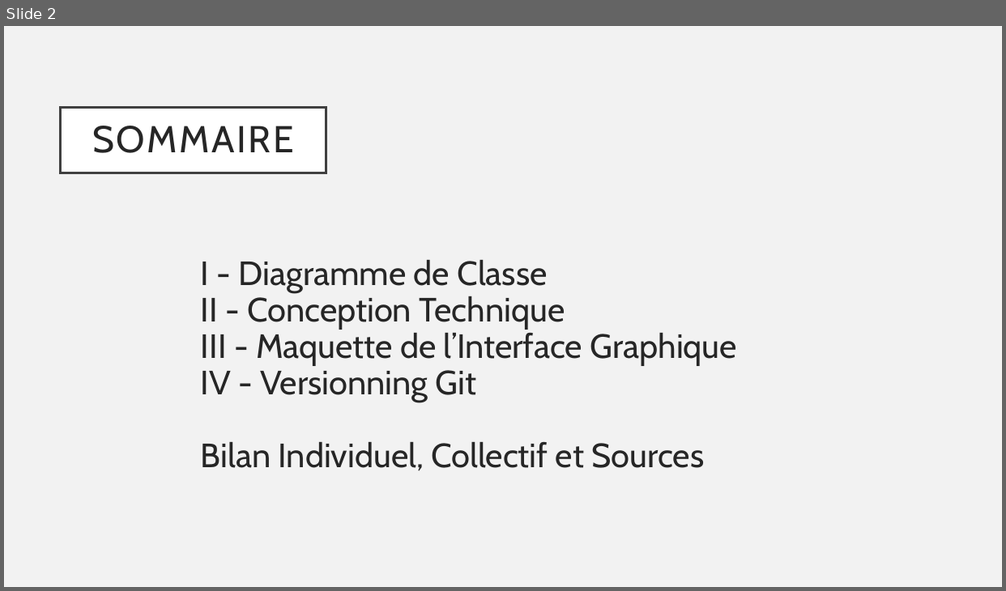
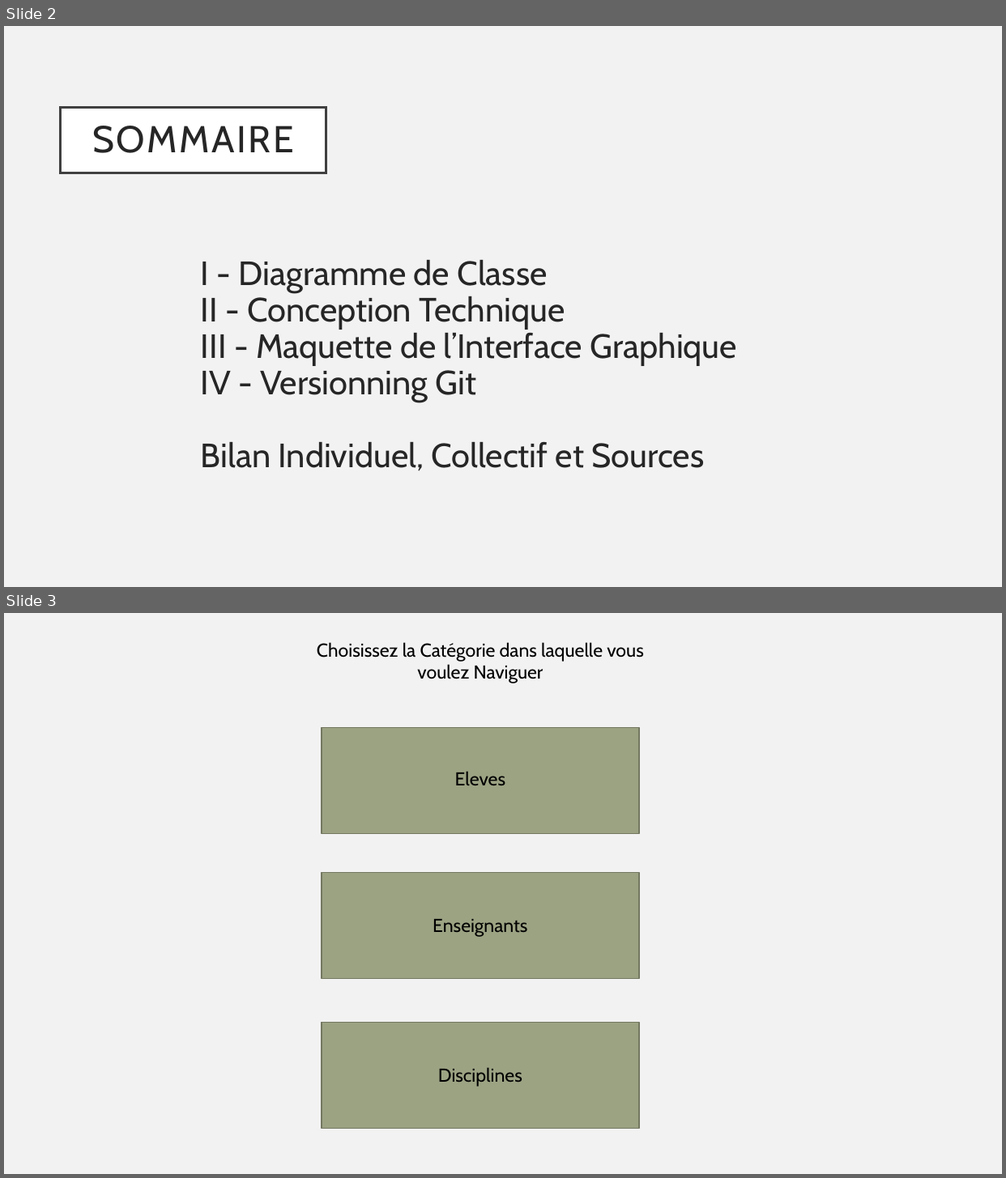
Before and after one commit to serina-chhem/gestionEcole, a slide deck: Presentation POO Java.pptx. Shown one above the other, each under a label of ours: slide 2 before the commit, slides 2 and 3 after it. The pictures are 1006x591 and 1006x1178 pixels, drawn with LibreOffice and Linux fonts; fonts in the diff are those of the drawing. Boxes give left, top, right and bottom in pixels: in the first picture for what was removed or moved away, otherwise in the second. Text is boxed around its words. In the diff, an @@ line names an element or a change of style, - is before the commit and + after.

Commit message:
ajout page enseignant

```diff
--- a/Presentation POO Java.pptx
+++ b/Presentation POO Java.pptx
@@ slide 3 added at <box>4,613,1002,1174</box>, background #F2F2F2 @@
@@ text added at <box>317,642,644,683</box>, 18 pt, text #000000 @@
+Choisissez la Catégorie dans laquelle vous voulez Naviguer
@@ rectangle added at <box>322,727,639,834</box>, fill #9CA383, outline #737961 1 pt @@
@@ text added at <box>455,771,505,786</box>, 18 pt, text #000000 @@
+Eleves
@@ rectangle added at <box>322,873,639,979</box>, fill #9CA383, outline #737961 1 pt @@
@@ text added at <box>432,919,527,937</box>, 18 pt, text #000000 @@
+Enseignants
@@ rectangle added at <box>322,1023,639,1129</box>, fill #9CA383, outline #737961 1 pt @@
@@ text added at <box>438,1067,522,1087</box>, 18 pt, text #000000 @@
+Disciplines
```
Also in this commit, not shown: 4 other slides added, 1 slide removed, 18 other files.
